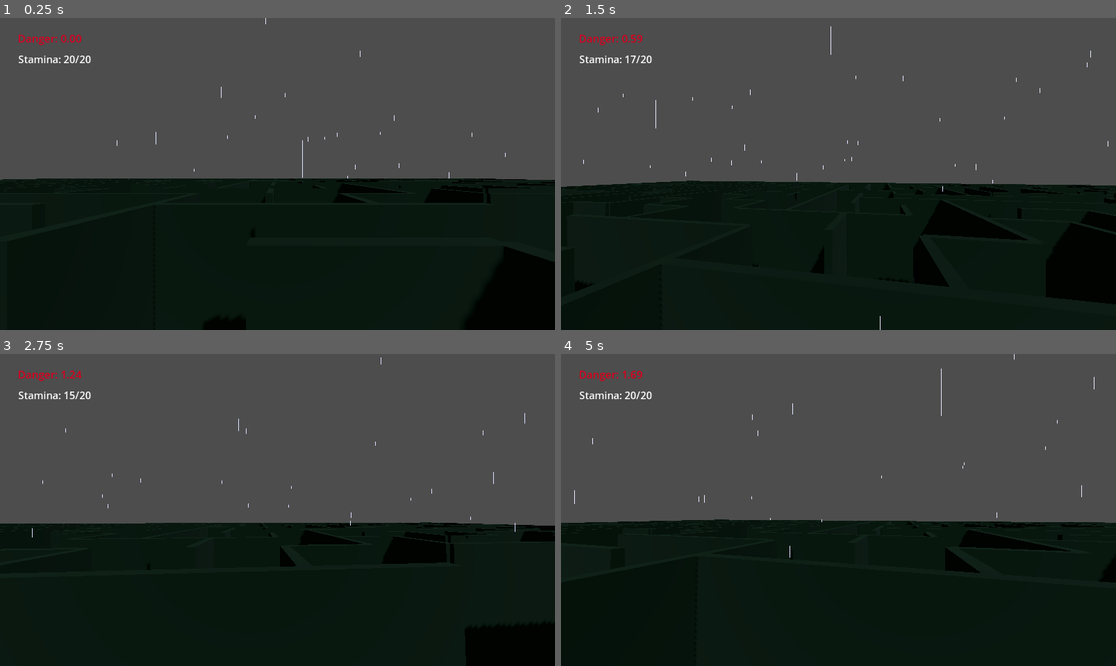
Above: before the commit, frames 1-4 (two rows, left to right).
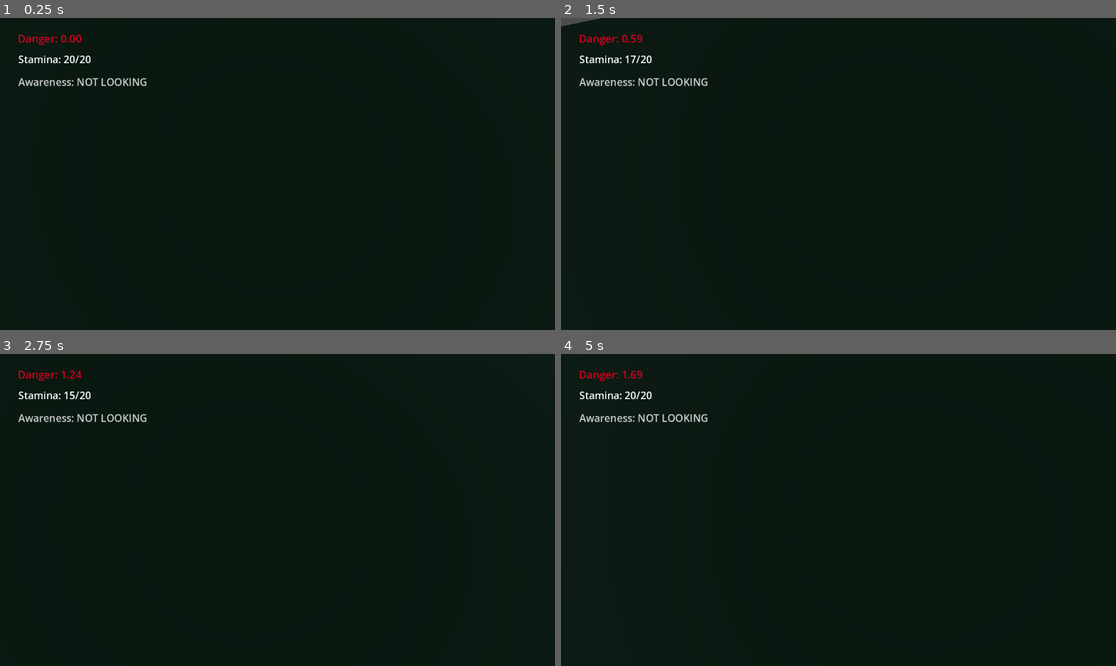
Above: after the commit, the same moments.

Repository: shrg29/finalprojectATCG
Game: Godot game, scene res://scenes/test_level.tscn
Two runs of this game, one before a commit and one after it. Both use one fixed random seed, a clock stepped at 60 frames per second and the inputs below.
Inputs (mouse positions are in pixels of both pictures, inside the frame that each line leads up to):
- Up to frame 1 (0.25 s): no input
- Up to frame 2 (1.5 s): move the mouse to (866, 174) at 0.52 s; hold Shift (sprint) 0.53-1.28 s; hold W (move_forward) from 0.53 s (still down); tap Space (jump) at 0.77, 0.8, 1.07, 1.35 s; move the mouse to (810, 174) at 1.27 s
- Up to frame 3 (2.75 s): keep holding W (move_forward); tap Space (jump) at 1.52, 1.82, 2.3 s; tap Shift (sprint) at 1.55 s; move the mouse to (288, 503) at 2.02 s; hold Shift (sprint) from 2.03 s (still down)
- Up to frame 4 (5 s): keep holding W (move_forward); move the mouse to (832, 516) at 2.77 s; release Shift (sprint) at 2.78 s; tap Shift (sprint) at 2.85, 4.35 s; tap Space (jump) at 3.02, 3.32, 3.6, 3.77, 4.07, 4.52, 4.82 s; move the mouse to (877, 513) at 3.52 s; move the mouse to (794, 506) at 4.27 s

The runs differ from the first frame. In frame 1, 51% of the frame differs, in the area x 0-100%, y 0-52%; in frame 2, 53%; in frame 3, 54%, in the area x 0-100%, y 0-59%; in frame 4, 53%.

Commit message:
player awareness updated

Diff:
--- /dev/null
+++ b/final-project-actg/default_bus_layout.tres
@@ -0,0 +1,9 @@
+[gd_resource type="AudioBusLayout" format=3 uid="uid://v328jghr8cau"]
+
+[resource]
+bus/1/name = &"Music"
+bus/1/solo = false
+bus/1/mute = false
+bus/1/bypass_fx = false
+bus/1/volume_db = 0.0
+bus/1/send = &"Master"
--- a/final-project-actg/project.godot
+++ b/final-project-actg/project.godot
@@ -14,6 +14,14 @@
 run/main_scene="uid://dl2bibffowpb4"
 config/features=PackedStringArray("4.5", "Forward Plus")
 config/icon="res://assets/images/icon.svg"
+
+[autoload]
+
+AudioManager="*res://scripts/AudioManager.gd"
+
+[global_group]
+
+enemy=""
 
 [input]
 
--- a/final-project-actg/scenes/Enemy.tscn
+++ b/final-project-actg/scenes/Enemy.tscn
@@ -1,6 +1,4 @@
-[gd_scene load_steps=5 format=3 uid="uid://th2etnrw2wps"]
-
-[ext_resource type="AudioStream" uid="uid://c7cudpo3htgp8" path="res://assets/rain.mp3" id="1_3gvst"]
+[gd_scene load_steps=4 format=3 uid="uid://th2etnrw2wps"]
 
 [sub_resource type="StandardMaterial3D" id="StandardMaterial3D_gqquq"]
 albedo_color = Color(0.6377782, 0, 0.050292075, 1)
@@ -12,13 +10,13 @@
 [sub_resource type="BoxShape3D" id="BoxShape3D_gqquq"]
 size = Vector3(0.7203369, 2.4825325, 1)
 
-[node name="Enemy" type="StaticBody3D"]
+[node name="Enemy" type="StaticBody3D" groups=["enemy"]]
 
 [node name="MeshInstance3D" type="MeshInstance3D" parent="."]
 mesh = SubResource("BoxMesh_gqquq")
 
 [node name="AudioStreamPlayer3D" type="AudioStreamPlayer3D" parent="."]
-stream = ExtResource("1_3gvst")
+visible = false
 autoplay = true
 
 [node name="CollisionShape3D" type="CollisionShape3D" parent="."]
--- a/final-project-actg/scenes/Player.tscn
+++ b/final-project-actg/scenes/Player.tscn
@@ -1,6 +1,7 @@
-[gd_scene load_steps=3 format=3 uid="uid://dn25a6avlx0kf"]
+[gd_scene load_steps=4 format=3 uid="uid://dn25a6avlx0kf"]
 
 [ext_resource type="Script" uid="uid://cw8f7idygr68f" path="res://scripts/player.gd" id="1_xhfnw"]
+[ext_resource type="AudioStream" uid="uid://cpor1a4m1kn83" path="res://assets/walking.mp3" id="2_v6fml"]
 
 [sub_resource type="CapsuleShape3D" id="CapsuleShape3D_0rwas"]
 radius = 0.3
@@ -8,12 +9,12 @@
 
 [node name="Player" type="CharacterBody3D"]
 script = ExtResource("1_xhfnw")
+movement_music = ExtResource("2_v6fml")
 
 [node name="CameraPivot" type="Node3D" parent="."]
 transform = Transform3D(1, 0, 0, 0, 1, 0, 0, 0, 1, 0, 1.6, 0)
 
 [node name="Camera3D" type="Camera3D" parent="CameraPivot"]
-transform = Transform3D(1, 0, 0, 0, 1, 0, 0, 0, 1, 0, 1.5999454, 0)
 current = true
 
 [node name="CollisionShape3D" type="CollisionShape3D" parent="."]
@@ -39,3 +40,11 @@
 offset_bottom = 101.0
 theme_override_font_sizes/font_size = 21
 text = "Stamina: 20/20"
+
+[node name="AwarenessLabel" type="Label" parent="CanvasLayer"]
+offset_left = 38.0
+offset_top = 118.0
+offset_right = 189.0
+offset_bottom = 148.0
+theme_override_font_sizes/font_size = 21
+text = "--------"
--- a/final-project-actg/scenes/test_level.tscn
+++ b/final-project-actg/scenes/test_level.tscn
@@ -1,9 +1,10 @@
-[gd_scene load_steps=12 format=3 uid="uid://dl2bibffowpb4"]
+[gd_scene load_steps=15 format=3 uid="uid://dl2bibffowpb4"]
 
 [ext_resource type="PackedScene" uid="uid://dn25a6avlx0kf" path="res://scenes/Player.tscn" id="1_gojnm"]
 [ext_resource type="PackedScene" uid="uid://th2etnrw2wps" path="res://scenes/Enemy.tscn" id="2_1c2mv"]
 [ext_resource type="Script" uid="uid://bh12h6cbvlrlx" path="res://scripts/rain_emitter.gd" id="2_j6w7d"]
 [ext_resource type="PackedScene" uid="uid://glfehe5e32b6" path="res://scenes/maze.tscn" id="4_x4b8f"]
+[ext_resource type="AudioStream" uid="uid://c7cudpo3htgp8" path="res://assets/rain.mp3" id="5_tmr53"]
 
 [sub_resource type="Environment" id="Environment_hsoxx"]
 background_color = Color(0, 0.03368961, 0.122122996, 1)
@@ -32,6 +33,15 @@
 material = SubResource("StandardMaterial3D_paw1w")
 size = Vector3(0.005, 0.4, 0)
 
+[sub_resource type="StandardMaterial3D" id="StandardMaterial3D_tmr53"]
+emission_enabled = true
+emission = Color(0.2784314, 0.2627451, 0.33333334, 1)
+billboard_mode = 1
+
+[sub_resource type="BoxMesh" id="BoxMesh_qcd3b"]
+material = SubResource("StandardMaterial3D_tmr53")
+size = Vector3(0.007, 0.4, 0)
+
 [sub_resource type="StandardMaterial3D" id="StandardMaterial3D_hsoxx"]
 albedo_color = Color(1.3461569e-07, 0.093095414, 6.016344e-09, 1)
 
@@ -45,6 +55,8 @@
 [node name="TestLevel" type="Node3D"]
 
 [node name="Maze" parent="." instance=ExtResource("4_x4b8f")]
+maze_width = 5
+maze_height = 5
 
 [node name="MoonLight" type="DirectionalLight3D" parent="."]
 transform = Transform3D(0.8660254, -0.3535534, 0.3535534, 0, 0.7071068, 0.7071068, -0.5, -0.61237246, 0.61237246, -0.2537079, 1.2563438, -0.6434746)
@@ -63,7 +75,8 @@
 player_path = NodePath("..")
 
 [node name="GPUParticles3D" type="GPUParticles3D" parent="Player/RainEmitter"]
-transform = Transform3D(1, 0, 0, 0, 1, 0, 0, 0, 1, 0, -7.9438915, 0)
+transform = Transform3D(1, 0, 0, 0, 1, 0, 0, 0, 1, 0, -7.959, 0)
+visible = false
 amount = 3500
 lifetime = 3.0
 preprocess = 2.0
@@ -73,8 +86,21 @@
 process_material = SubResource("ParticleProcessMaterial_paw1w")
 draw_pass_1 = SubResource("BoxMesh_j6w7d")
 
-[node name="Enemy" parent="." instance=ExtResource("2_1c2mv")]
-transform = Transform3D(1, 0, 0, 0, 1, 0, 0, 0, 1, -0.22220564, 1.2701111, 2.286239)
+[node name="CPUParticles3D" type="CPUParticles3D" parent="Player/RainEmitter"]
+transform = Transform3D(1, 0, 0, 0, 1, 0, 0, 0, 1, 0, 12, 0)
+amount = 900
+lifetime = 0.9
+preprocess = 1.0
+speed_scale = 3.4
+randomness = 0.2
+mesh = SubResource("BoxMesh_qcd3b")
+emission_shape = 3
+emission_box_extents = Vector3(9, 0.5, 9)
+direction = Vector3(0, -1, 0)
+spread = 6.86
+gravity = Vector3(0, -35, 0)
+initial_velocity_min = 15.0
+initial_velocity_max = 942.42
 
 [node name="MeshInstance3D" type="MeshInstance3D" parent="."]
 mesh = SubResource("PlaneMesh_x4b8f")
@@ -85,3 +111,10 @@
 [node name="CollisionShape3D" type="CollisionShape3D" parent="MeshInstance3D/StaticBody3D"]
 transform = Transform3D(1, 0, 0, 0, 1, 0, 0, 0, 1, -0.93675995, 0.28082275, -0.0029907227)
 shape = SubResource("BoxShape3D_tmr53")
+
+[node name="AudioStreamPlayer3D" type="AudioStreamPlayer3D" parent="."]
+stream = ExtResource("5_tmr53")
+autoplay = true
+
+[node name="Enemy" parent="." instance=ExtResource("2_1c2mv")]
+transform = Transform3D(1, 0, 0, 0, 1, 0, 0, 0, 1, 0, 1.2748547, 2.871479)
--- /dev/null
+++ b/final-project-actg/scripts/AudioManager.gd
@@ -0,0 +1,53 @@
+extends Node
+
+@export var walk_pitch := 1.0
+@export var sprint_pitch := 2.0
+@export var fade_speed := 8.0
+
+#when player stops moving, fade out then stop
+@export var fade_out_db := -30.0
+
+var _target_pitch := 1.0
+var _target_db := fade_out_db
+var _base_db := -6.0
+
+var _player: AudioStreamPlayer
+var _is_active := false
+
+func _ready():
+	_player = AudioStreamPlayer.new()
+	_player.bus = "Music"
+	add_child(_player)
+
+func set_music_track(stream: AudioStream, volume_db: float = -6.0):
+	_base_db = volume_db
+	if stream == null:
+		push_warning("AudioManager.set_music_track: null stream")
+		return
+
+	if _player.stream != stream:
+		_player.stream = stream
+
+func set_movement_active(active: bool):
+	_is_active = active
+	_target_db = _base_db if active else fade_out_db
+
+	#start playing when becoming active
+	if active and not _player.playing and _player.stream != null:
+		_player.pitch_scale = walk_pitch
+		_target_pitch = walk_pitch
+		_player.play()
+
+func set_sprinting(is_sprinting: bool):
+	_target_pitch = sprint_pitch if is_sprinting else walk_pitch
+
+func _process(delta: float):
+	if _player == null:
+		return
+
+	_player.pitch_scale = lerp(_player.pitch_scale, _target_pitch, delta * fade_speed)
+	_player.volume_db = lerp(_player.volume_db, _target_db, delta * fade_speed)
+
+	#stop completely after fade-out (saves CPU, prevents faint sound)
+	if not _is_active and _player.playing and _player.volume_db <= fade_out_db + 0.5:
+		_player.stop()
--- a/final-project-actg/scripts/maze.gd
+++ b/final-project-actg/scripts/maze.gd
@@ -202,3 +202,14 @@
 	init_grid()
 	generate_maze()
 	build_maze()
+
+#cell centers perfect for anchors
+func get_random_cell_world_position(y_height: float = 1.0) -> Vector3:
+	var x := randi() % maze_width
+	var y := randi() % maze_height
+
+	var pos_x := x * cell_size + offset_x
+	var pos_z := y * cell_size + offset_z
+
+	# local -> world (important if Maze node is moved)
+	return to_global(Vector3(pos_x, y_height, pos_z))
--- a/final-project-actg/scripts/player.gd
+++ b/final-project-actg/scripts/player.gd
@@ -6,6 +6,8 @@
 @export var mouse_sensitivity = 0.2
 @export var gravity : float = -9.8
 @export var jump_velocity := 4.5
+
+@export var movement_music: AudioStream
 
 
 #stamina system vars
@@ -31,9 +33,20 @@
 #sprint multiplies danger level
 @export var sprint_danger_multiplier := 5.0
 
+# ---------- Awareness / Perception ----------
+@export var view_dot_threshold := 0.85
+# 0.85 ≈ ~31° cone. Lower = wider cone.
+@export var look_time_to_trigger := 2.5
+# seconds before "punish" should happen
+@export var awareness_debug := true
+var is_looking_at_enemy := false
+var look_timer := 0.0
+
 @onready var stamina_label := $CanvasLayer/StaminaLabel
 @onready var danger_label := $CanvasLayer/DangerLabel
 @onready var camera_pivot = $CameraPivot
+@onready var camera: Camera3D = $CameraPivot/Camera3D
+@onready var awareness_label := $CanvasLayer/AwarenessLabel
 
 #door vars
 #how far ahead to check for a door
@@ -46,7 +59,7 @@
 var rotation_x = 0.0
 
 func _ready():
-	pass
+	AudioManager.set_music_track(movement_music, -6.0)
 	Input.set_mouse_mode(Input.MOUSE_MODE_CAPTURED)
 
 func _input(event):
@@ -57,6 +70,10 @@
 	var move_dir := get_movement_direction()
 	var is_trying_to_sprint := Input.is_action_pressed("sprint") and move_dir != Vector3.ZERO
 	var is_sprinting := is_trying_to_sprint and can_sprint
+	var is_moving := move_dir != Vector3.ZERO
+
+	AudioManager.set_movement_active(is_moving)
+	AudioManager.set_sprinting(is_sprinting)
 
 	apply_movement(move_dir, is_sprinting)
 	apply_gravity(delta)
@@ -67,6 +84,10 @@
 
 	move_and_slide()
 	push_door_ahead()
+	update_awareness(delta)
+	update_awareness_ui()
+
+
 
 #pushing the door
 func push_door_ahead():
@@ -156,9 +177,30 @@
 
 	danger_level = clamp(danger_level, 0.0, max_danger)
 
+#jumping enabled
 func handle_jump():
 	if Input.is_action_just_pressed("jump") and is_on_floor():
 		velocity.y = jump_velocity
+
+#awareness system
+func update_awareness_ui():
+	if awareness_label == null:
+		return
+
+	var status := "NO ENEMY"
+	var color := Color(1, 1, 1)
+
+	var enemy := get_enemy()
+	if enemy != null:
+		if is_looking_at_enemy:
+			status = "LOOKING (%.2fs)" % look_timer
+			color = Color(1, 0.3, 0.3) # red-ish
+		else:
+			status = "NOT LOOKING"
+			color = Color(0.8, 0.8, 0.8)
+
+	awareness_label.text = "Awareness: " + status
+	awareness_label.modulate = color
 
 
 #helper UI
@@ -171,3 +213,55 @@
 		1.0 - danger_level / max_danger
 	)
 	stamina_label.text = "Stamina: %d/%d" % [round(stamina), max_stamina]
+
+
+func get_enemy() -> Node3D:
+	var node = get_tree().get_first_node_in_group("enemy")
+	return node as Node3D
+
+func update_awareness(delta):
+	var enemy := get_enemy()
+	if enemy == null:
+		is_looking_at_enemy = false
+		look_timer = 0.0
+		return
+
+	is_looking_at_enemy = is_enemy_visible(enemy)
+
+	if is_looking_at_enemy:
+		look_timer += delta
+		if awareness_debug:
+			print("Looking at enemy: ", "%.2f" % look_timer)
+
+		if look_timer >= look_time_to_trigger:
+			# Later: tell enemy to punish
+			if awareness_debug:
+				print(">>> PUNISH SHOULD TRIGGER NOW <<<")
+	else:
+		look_timer = 0.0
+
+func is_enemy_visible(enemy: Node3D) -> bool:
+	# --- A) view cone check ---
+	var forward: Vector3 = -camera.global_transform.basis.z
+	forward = forward.normalized()
+
+	var to_enemy: Vector3 = (enemy.global_position - camera.global_position).normalized()
+	var dot := forward.dot(to_enemy)
+
+	if dot < view_dot_threshold:
+		return false
+
+	# --- B) line of sight check (raycast) ---
+	var from: Vector3 = camera.global_position
+	var to: Vector3 = enemy.global_position
+
+	var params := PhysicsRayQueryParameters3D.create(from, to)
+	params.exclude = [self]
+	params.collide_with_areas = false
+	params.collide_with_bodies = true
+
+	var hit := get_world_3d().direct_space_state.intersect_ray(params)
+	if hit.is_empty():
+		return false
+
+	return hit["collider"] == enemy
Not shown, added: final-project-actg/assets/breathing.mp3.import
Not shown, added: final-project-actg/assets/first_cue.mp3.import
Not shown, added: final-project-actg/assets/third_cue.mp3.import
Not shown, added: final-project-actg/assets/walking.mp3.import
Not shown, added: final-project-actg/scripts/AudioManager.gd.uid
Not shown, added: final-project-actg/assets/breathing.mp3
Not shown, added: final-project-actg/assets/first_cue.mp3
Not shown, added: final-project-actg/assets/third_cue.mp3
Not shown, added: final-project-actg/assets/walking.mp3
